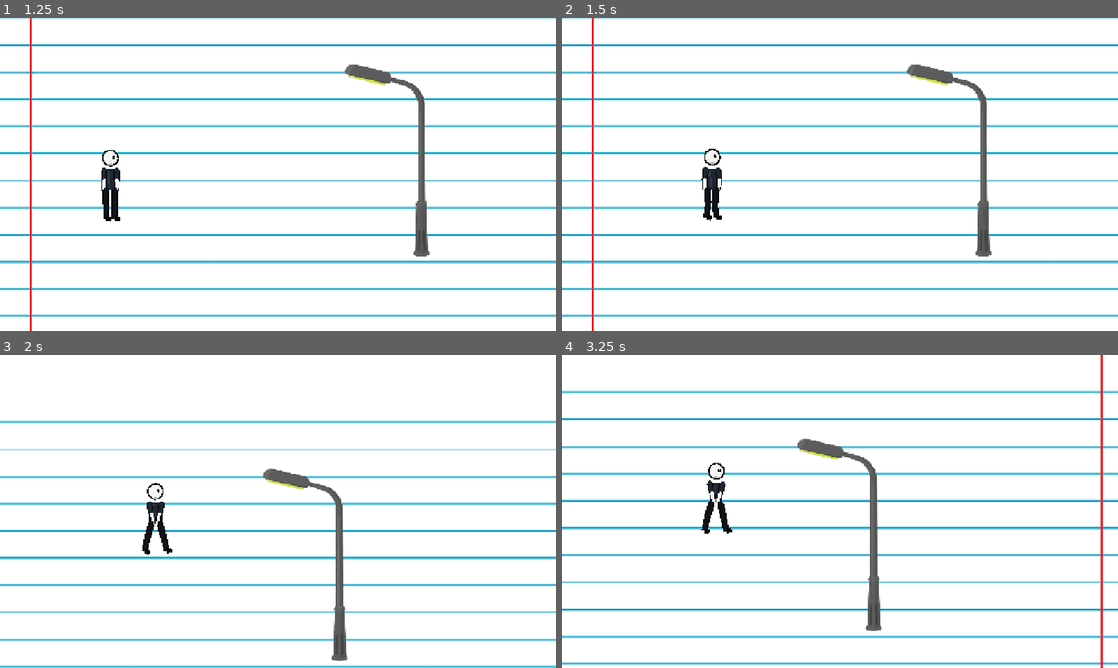
Above: before the commit, frames 1-4 (two rows, left to right).
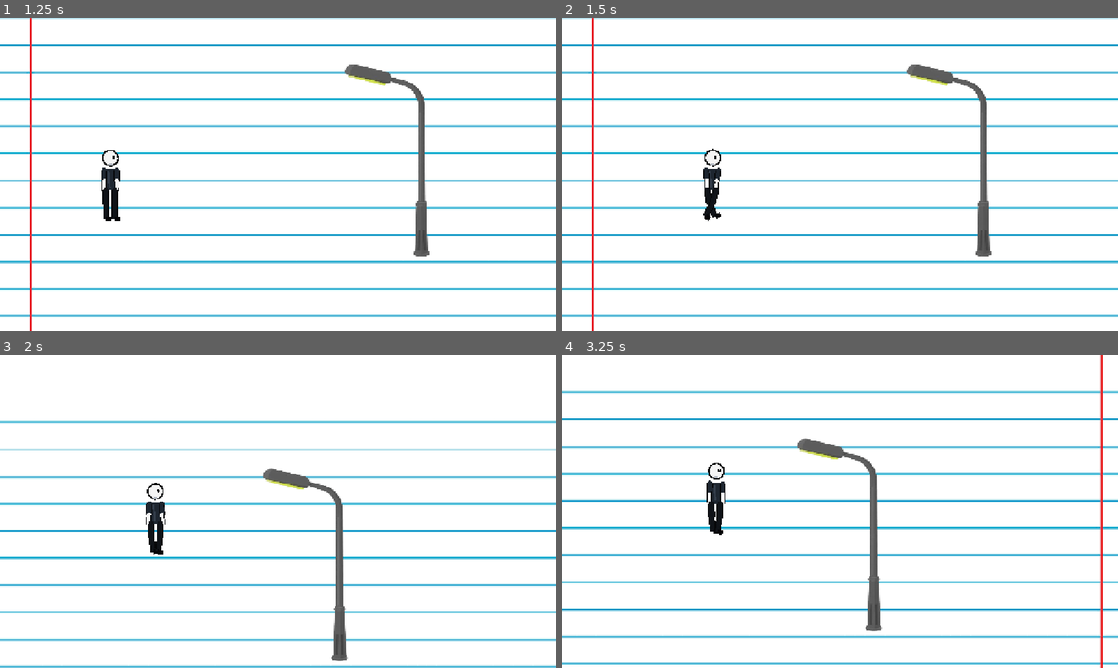
Above: after the commit, the same moments.

Repository: zamuuk13-sketch/TRY-HACKING-ME-NEW-
Game: Godot game, scene res://scenes/main.tscn
The game is run twice, just before and just after one commit, with the same random seed, the same clock (stepped at 60 frames per second) and the same inputs.
Inputs:
- Up to frame 1 (1.25 s): hold D (move_right) from 0.53 s (still down); hold C (crouch) from 0.53 s (still down); tap Space (jump) at 0.77 s
- Up to frame 2 (1.5 s): keep holding D (move_right); release C (crouch) at 1.28 s; tap Shift at 1.35 s
- Up to frame 3 (2 s): keep holding D (move_right); tap Space (jump) at 1.52 s
- Up to frame 4 (3.25 s): release D (move_right) at 2.03 s; hold A (move_left) 2.03-2.78 s; hold C (crouch) 2.03-2.78 s; hold D (move_right) from 2.78 s (still down); tap Shift at 2.85 s; tap Space (jump) at 3.02 s

Frame 1 is identical in both runs. In frame 2, 0.2% of the frame differs, in the area x 25-29%, y 41-65%; in frame 3, 0.4%; in frame 4, 0.4%, in the area x 25-31%, y 40-58%.

Commit message:
Create 5-keyframe walk cycle matching reference

Diff:
--- a/scripts/player.gd
+++ b/scripts/player.gd
@@ -223,29 +223,38 @@
 
 func _make_walk() -> Animation:
 	var a: Animation = Animation.new()
-	var duration: float = 8.0 / walk_cycle_fps
+	# The reference contains five authored drawings:
+	# CONTACT -> DOWN -> PASSING -> UP -> CONTACT (opposite side).
+	# We keep exactly those five keyframes and let AnimationPlayer interpolate
+	# between them. The final contact closes the cycle back to frame 0.
+	var duration: float = 4.0 / walk_cycle_fps
 	a.length = duration
 	a.loop_mode = Animation.LOOP_LINEAR
-	var t: Array[float] = [0.0, 1.0 / 12.0, 2.0 / 12.0, 3.0 / 12.0, 4.0 / 12.0, 5.0 / 12.0, 6.0 / 12.0, 7.0 / 12.0, 8.0 / 12.0]
+	var t: Array[float] = [0.0, 1.0 / 4.0, 2.0 / 4.0, 3.0 / 4.0, 4.0 / 4.0]
 	for i in range(t.size()):
 		t[i] *= duration
 
-	# Eight clean landmarks: contact -> down -> passing -> up -> mirrored half.
-	# Legs are always opposite. The forward leg stays separated from the rear leg.
-	var thigh_l: Array[float] = [deg_to_rad(-18), deg_to_rad(-12), deg_to_rad(3), deg_to_rad(13), deg_to_rad(18), deg_to_rad(12), deg_to_rad(-3), deg_to_rad(-13), deg_to_rad(-18)]
-	var shin_l: Array[float] = [deg_to_rad(7), deg_to_rad(18), deg_to_rad(8), deg_to_rad(-1), deg_to_rad(-7), deg_to_rad(-18), deg_to_rad(-8), deg_to_rad(1), deg_to_rad(7)]
-	var thigh_r: Array[float] = [deg_to_rad(18), deg_to_rad(12), deg_to_rad(-3), deg_to_rad(-13), deg_to_rad(-18), deg_to_rad(-12), deg_to_rad(3), deg_to_rad(13), deg_to_rad(18)]
-	var shin_r: Array[float] = [deg_to_rad(-7), deg_to_rad(-18), deg_to_rad(-8), deg_to_rad(1), deg_to_rad(7), deg_to_rad(18), deg_to_rad(8), deg_to_rad(-1), deg_to_rad(-7)]
-
-	# Arms are the exact counter-swing: when the right leg goes forward,
-	# the right arm goes back; then both exchange sides.
-	var arm_l: Array[float] = [deg_to_rad(15), deg_to_rad(11), deg_to_rad(2), deg_to_rad(-11), deg_to_rad(-15), deg_to_rad(-11), deg_to_rad(-2), deg_to_rad(11), deg_to_rad(15)]
-	var fore_l: Array[float] = [deg_to_rad(-7), deg_to_rad(-11), deg_to_rad(-8), deg_to_rad(-3), deg_to_rad(7), deg_to_rad(11), deg_to_rad(8), deg_to_rad(3), deg_to_rad(-7)]
-	var arm_r: Array[float] = [deg_to_rad(-15), deg_to_rad(-11), deg_to_rad(-2), deg_to_rad(11), deg_to_rad(15), deg_to_rad(11), deg_to_rad(2), deg_to_rad(-11), deg_to_rad(-15)]
-	var fore_r: Array[float] = [deg_to_rad(7), deg_to_rad(11), deg_to_rad(8), deg_to_rad(3), deg_to_rad(-7), deg_to_rad(-11), deg_to_rad(-8), deg_to_rad(-3), deg_to_rad(7)]
-
-	var torso_rot: Array[float] = [deg_to_rad(0.8), deg_to_rad(1.1), deg_to_rad(0.7), deg_to_rad(0.0), deg_to_rad(-0.8), deg_to_rad(-1.1), deg_to_rad(-0.7), deg_to_rad(0.0), deg_to_rad(0.8)]
-	var bob: Array[Vector2] = [Vector2.ZERO, Vector2(0, 0.9), Vector2(0, 0.35), Vector2(0, -0.45), Vector2.ZERO, Vector2(0, 0.9), Vector2(0, 0.35), Vector2(0, -0.45), Vector2.ZERO]
+	# CONTACT: long stride. One leg reaches forward while the other reaches
+	# behind; the arms oppose the legs just like the reference drawing.
+	# DOWN: the body drops and the front knee bends.
+	# PASSING: the rear foot comes through while the support leg is nearly straight.
+	# UP: the body rises and the legs exchange their roles.
+	# CONTACT: exact mirrored stride, completing the five-drawing cycle.
+	var thigh_l: Array[float] = [deg_to_rad(-26), deg_to_rad(-17), deg_to_rad(-5), deg_to_rad(15), deg_to_rad(26)]
+	var shin_l: Array[float] = [deg_to_rad(-7), deg_to_rad(-23), deg_to_rad(-9), deg_to_rad(4), deg_to_rad(7)]
+	var thigh_r: Array[float] = [deg_to_rad(26), deg_to_rad(17), deg_to_rad(5), deg_to_rad(-15), deg_to_rad(-26)]
+	var shin_r: Array[float] = [deg_to_rad(7), deg_to_rad(23), deg_to_rad(9), deg_to_rad(-4), deg_to_rad(-7)]
+
+	# Counter-swinging arms. The forearms stay slightly bent rather than rigid,
+	# preserving the hand/arm silhouette of the reference.
+	var arm_l: Array[float] = [deg_to_rad(-20), deg_to_rad(-12), deg_to_rad(-2), deg_to_rad(14), deg_to_rad(20)]
+	var fore_l: Array[float] = [deg_to_rad(7), deg_to_rad(11), deg_to_rad(5), deg_to_rad(-7), deg_to_rad(-7)]
+	var arm_r: Array[float] = [deg_to_rad(20), deg_to_rad(12), deg_to_rad(2), deg_to_rad(-14), deg_to_rad(-20)]
+	var fore_r: Array[float] = [deg_to_rad(-7), deg_to_rad(-11), deg_to_rad(-5), deg_to_rad(7), deg_to_rad(7)]
+
+	# Subtle torso movement: down pose is compressed, up pose is lifted.
+	var torso_rot: Array[float] = [deg_to_rad(1.4), deg_to_rad(3.8), deg_to_rad(0.2), deg_to_rad(-2.8), deg_to_rad(-1.4)]
+	var bob: Array[Vector2] = [Vector2.ZERO, Vector2(0, 2.2), Vector2(0, 0.3), Vector2(0, -2.0), Vector2.ZERO]
 
 	_track(a, NodePath("Rig/VisualRoot/ThighL:rotation"), thigh_l, t)
 	_track(a, NodePath("Rig/VisualRoot/ThighL/ShinL:rotation"), shin_l, t)
